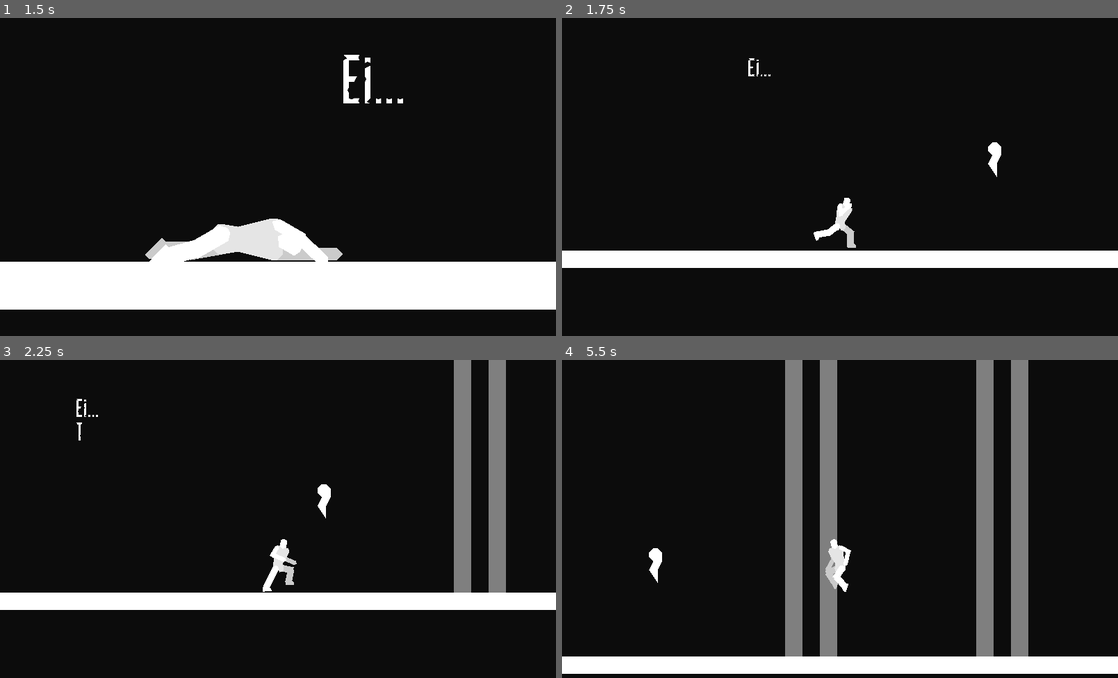
Above: before the commit, frames 1-4 (two rows, left to right).
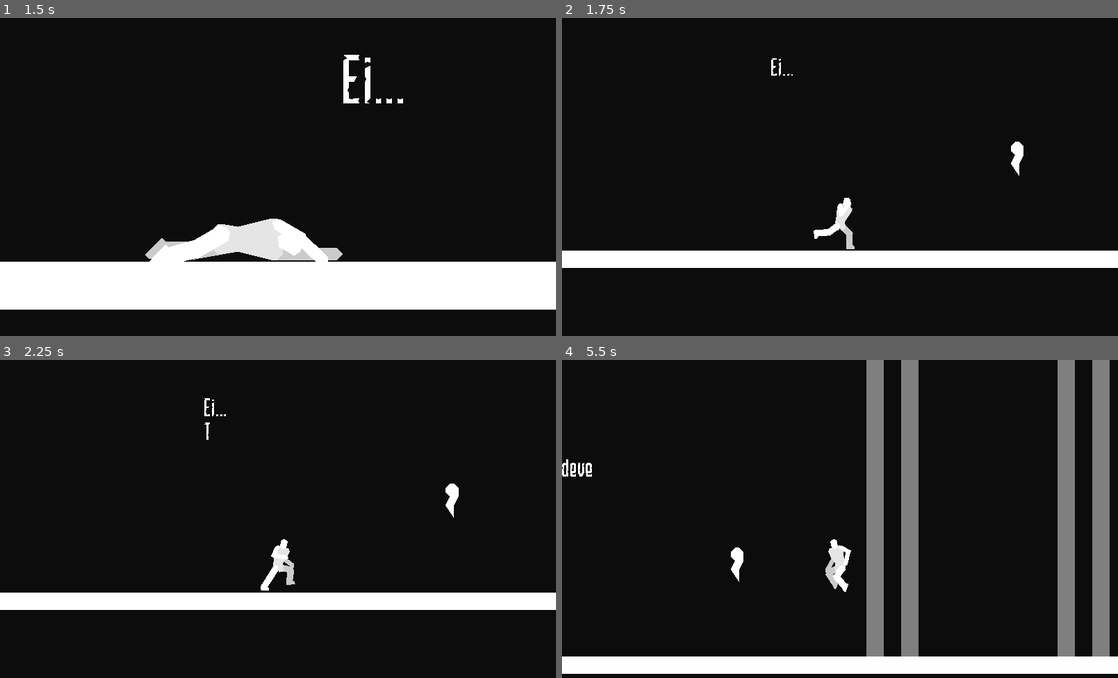
Above: after the commit, the same moments.

Repository: DarknessCatt/Lost-Soul
Game: Godot game, scene res://Menus/Main_Menu/Main_Menu.tscn
Same seed, same stepped clock (60 frames per second), same inputs: the game is played once before the commit and once after it.
Inputs:
- Up to frame 1 (1.5 s): click "Novo Jogo" at 0.5 s; tap Enter at 1.25 s; hold Right (hero_right) from 1.28 s (still down); hold S (hero_heart) from 1.28 s (still down)
- Up to frame 2 (1.75 s): keep holding Right (hero_right); keep holding S (hero_heart); tap Z (hero_jump) at 1.52 s
- Up to frame 3 (2.25 s): keep holding Right (hero_right); release S (hero_heart) at 2.03 s; tap S (hero_heart) at 2.1 s
- Up to frame 4 (5.5 s): tap Z (hero_jump) at 2.27, 3.77, 4.52, 5.27 s; release Right (hero_right) at 2.78 s; hold Left (hero_left) 2.78-3.53 s; hold S (hero_heart) 2.78-3.53 s; hold Right (hero_right) 3.53-5.03 s; tap S (hero_heart) at 3.6, 5.1 s; hold S (hero_heart) 4.28-5.03 s; hold Left (hero_left) from 5.03 s (still down)

Frame 1 is identical in both runs. In frame 2, 0.5% of the frame differs, in the area x 33-83%, y 12-73%; in frame 3, 5.1%; in frame 4, 24%, in the area x 0-99%, y 0-94%.

Commit message:
Changes to Hero X movement

Diff:
--- a/Lost_Soul/Entities/Hero/FSM/BasicMove.gd
+++ b/Lost_Soul/Entities/Hero/FSM/BasicMove.gd
@@ -8,70 +8,36 @@
 const MAX_SPEED : int = 400
 const FRICTION : float = 0.75
 
-#Direction Enum FSM
-enum {LEFT = -1, NONE, RIGHT}
-var direction : int = NONE
-
 func enter(_Machine : Node, Player : KinematicBody2D) -> void:
 	if Input.is_action_pressed("hero_left"):
-		direction = LEFT
 		Player.body.scale.x = -1
 
 	elif Input.is_action_pressed("hero_right"):
-		direction = RIGHT
 		Player.body.scale.x = 1
 
-	else:
-		direction = NONE
+	elif sign(Player.speed.x) != 0:
+		Player.body.scale.x = sign(Player.speed.x)
 
 func update(Machine : Node, Player: KinematicBody2D, delta : float) -> void:
+	var direction : float = Input.get_action_strength("hero_right") - \
+							Input.get_action_strength("hero_left")
+
 	var spdx : float = Player.speed.x + direction*ACCEL*delta
 
-	if sign(spdx) != direction : spdx *= FRICTION
+	if sign(spdx) != direction: spdx *= FRICTION
 
 	if abs(spdx) > MAX_SPEED: spdx = MAX_SPEED*direction
 	elif abs(spdx) < 10: spdx = 0
 
-	if Machine.action_state.name != "Attack" and \
-		sign(spdx) != sign(Player.speed.x):
-		match sign(spdx):
+	if Machine.action_state.name != "Attack":
+		match sign(direction):
 			-1.0:
 				Player.body.scale.x = -1
+
 			1.0:
 				Player.body.scale.x = 1
 
 	Player.speed.x = spdx
 
 	# warning-ignore:return_value_discarded
-	Player.move_and_slide(Player.speed, NORMAL)
-
-func input(_Machine : Node, _Player: KinematicBody2D, event : InputEvent) -> void:
-
-	match(direction):
-
-		NONE:
-			if event.is_action_pressed("hero_left"):
-				direction = LEFT
-
-			elif event.is_action_pressed("hero_right"):
-				direction = RIGHT
-
-		LEFT:
-			if event.is_action_pressed("hero_right"):
-				direction = RIGHT
-
-			elif event.is_action_released("hero_left"):
-				if Input.is_action_pressed("hero_right"):
-					direction = RIGHT
-				else:
-					direction = NONE
-
-		RIGHT:
-			if event.is_action_pressed("hero_left"):
-				direction = LEFT
-
-			elif event.is_action_released("hero_right"):
-				if Input.is_action_pressed("hero_left"):
-					direction = LEFT
-				else:
-					direction = NONE
+	Player.move_and_slide(Player.speed, NORMAL, true, 2)
--- a/Lost_Soul/Entities/Hero/FSM/Falling.gd
+++ b/Lost_Soul/Entities/Hero/FSM/Falling.gd
@@ -10,6 +10,9 @@
 
 	if Player.speed.y < 0:
 		Player.speed.y /= 1.5
+
+	else:
+		Player.speed.y = 0
 
 func update(Machine : Node, Player: KinematicBody2D, delta : float) -> void:
 	Player.speed.y += GRAV*delta
@@ -31,6 +34,3 @@
 			Machine.change_move_state($"../Jumping")
 		else:
 			buffer._buffer_jump()
-
-	else:
-		.input(Machine, Player, event)
--- a/Lost_Soul/Entities/Hero/FSM/Idle.gd
+++ b/Lost_Soul/Entities/Hero/FSM/Idle.gd
@@ -8,7 +8,7 @@
 func enter(Machine : Node, Player : KinematicBody2D) -> void:
 	match(Machine.move_state.name):
 			"OnGround":
-				if Player.speed.x == 0:
+				if get_direction() == 0:
 					cur_state = Stop
 					Player._change_anim("Rest")
 
@@ -24,17 +24,14 @@
 				cur_state = Fall
 				Player._change_anim("Falling")
 
-	if Player.speed.x != 0:
-		Player.body.scale.x = sign(Player.speed.x)
-
 	energy_timer = 0.0
 
 func update(_Machine : Node, Player: KinematicBody2D, delta : float) -> void:
-	if cur_state == Stop and Player.speed.x != 0:
+	if cur_state == Stop and get_direction() != 0:
 		cur_state = Walk
 		Player._change_anim("Walking")
 
-	elif cur_state == Walk and Player.speed.x == 0:
+	elif cur_state == Walk and get_direction() == 0:
 		cur_state = Stop
 		Player._change_anim("Rest")
 
@@ -55,7 +52,7 @@
 func move_state_changed(Machine : Node, Player: KinematicBody2D) -> void:
 	match(Machine.move_state.name):
 			"OnGround":
-				if Player.speed.x == 0:
+				if get_direction() == 0:
 					cur_state = Stop
 					Player._change_anim("Rest")
 
@@ -70,3 +67,6 @@
 			"Falling":
 				cur_state = Fall
 				Player._change_anim("Falling")
+
+func get_direction() -> float:
+	return sign(Input.get_action_strength("hero_right") - Input.get_action_strength("hero_left"))
--- a/Lost_Soul/Entities/Hero/FSM/Jumping.gd
+++ b/Lost_Soul/Entities/Hero/FSM/Jumping.gd
@@ -26,6 +26,3 @@
 func input(Machine : Node, Player: KinematicBody2D, event : InputEvent) -> void:
 	if event.is_action_released("hero_jump"):
 		Machine.change_move_state($"../Falling")
-
-	else:
-		.input(Machine, Player, event)
--- a/Lost_Soul/Entities/Hero/FSM/OnGround.gd
+++ b/Lost_Soul/Entities/Hero/FSM/OnGround.gd
@@ -3,7 +3,7 @@
 onready var buffer : Node = $"../Buffer"
 
 func enter(Machine : Node, Player : KinematicBody2D) -> void:
-	Player.speed.y = 10
+	Player.speed.y = 200
 	.enter(Machine, Player)
 
 func update(Machine : Node, Player: KinematicBody2D, delta : float) -> void:
@@ -20,5 +20,5 @@
 	if event.is_action_pressed("hero_jump"):
 		Machine.change_move_state($"../Jumping")
 
-	else:
-		.input(Machine, Player, event)
+#	else:
+#		.input(Machine, Player, event)
--- a/Lost_Soul/Entities/Hero/Hero.gd
+++ b/Lost_Soul/Entities/Hero/Hero.gd
@@ -33,6 +33,7 @@
 
 func _on_attack_hit(energy_restored):
 	energy += energy_restored
+	# warning-ignore:narrowing_conversion
 	energy = min(max_energy, energy)
 
 func _hit(damage : int, _force : int, _direction : Vector2) -> void:
--- a/Lost_Soul/Entities/Hero/Hero.tscn
+++ b/Lost_Soul/Entities/Hero/Hero.tscn
@@ -14,7 +14,6 @@
 [ext_resource path="res://Entities/Hero/FSM/Idle.gd" type="Script" id=12]
 
 [sub_resource type="Animation" id=1]
-resource_name = "AirJab1"
 length = 0.28
 step = 0.01
 tracks/0/type = "value"
@@ -211,7 +210,6 @@
 }
 
 [sub_resource type="Animation" id=2]
-resource_name = "Air_Jab"
 length = 0.34
 step = 0.01
 tracks/0/type = "value"
@@ -408,7 +406,6 @@
 }
 
 [sub_resource type="Animation" id=3]
-resource_name = "Air_Jab_Down"
 length = 0.35
 step = 0.01
 tracks/0/type = "value"
@@ -825,7 +822,6 @@
 }
 
 [sub_resource type="Animation" id=5]
-resource_name = "Block_Stand"
 loop = true
 step = 0.05
 tracks/0/type = "value"
@@ -4609,7 +4605,6 @@
 }
 
 [sub_resource type="Animation" id=20]
-resource_name = "blocked"
 length = 0.3
 step = 0.01
 tracks/0/type = "value"
@@ -4756,8 +4751,8 @@
 height = 10.0
 
 [sub_resource type="CapsuleShape2D" id=36]
-radius = 8.91768
-height = 73.8512
+radius = 9.0
+height = 72.0
 
 [sub_resource type="Gradient" id=37]
 offsets = PoolRealArray( 0, 0.219251, 0.385027, 0.73262, 0.941176 )
@@ -5058,7 +5053,6 @@
 
 [node name="Block_Push_Hitbox" type="CollisionShape2D" parent="Body/Hitboxes/Block_Push/Block_Push_Hitbox"]
 shape = SubResource( 32 )
-disabled = true
 
 [node name="Right_Arm" type="Polygon2D" parent="Body"]
 position = Vector2( 10, -28 )
@@ -5166,7 +5160,7 @@
 }
 
 [node name="Left_Weapon" type="Polygon2D" parent="Body/Hip/Torso/Left_Arm/Left_Hand"]
-color = Color( 0.976471, 0.376471, 0.376471, 1 )
+color = Color( 1, 0, 0, 1 )
 
 [node name="Right_Arm" type="RemoteTransform2D" parent="Body/Hip/Torso"]
 position = Vector2( 10, -28 )
@@ -5190,7 +5184,7 @@
 
 [node name="Right_Weapon" type="Polygon2D" parent="Body/Hip/Torso/Right_Arm/Right_Hand"]
 position = Vector2( 0.121346, 0.121346 )
-color = Color( 0.976471, 0.376471, 0.376471, 1 )
+color = Color( 1, 0, 0, 1 )
 
 [node name="Left_Leg" type="Polygon2D" parent="Body/Hip"]
 position = Vector2( -4, 8 )
@@ -5299,12 +5293,8 @@
 color = Color( 0.976471, 0.376471, 0.376471, 1 )
 
 [node name="Body_Collision" type="CollisionShape2D" parent="."]
-visible = false
 position = Vector2( 0, 8 )
 shape = SubResource( 36 )
-__meta__ = {
-"_edit_lock_": true
-}
 
 [node name="Heart_Particles" type="Particles2D" parent="."]
 position = Vector2( 1.90735e-06, -11.8787 )
